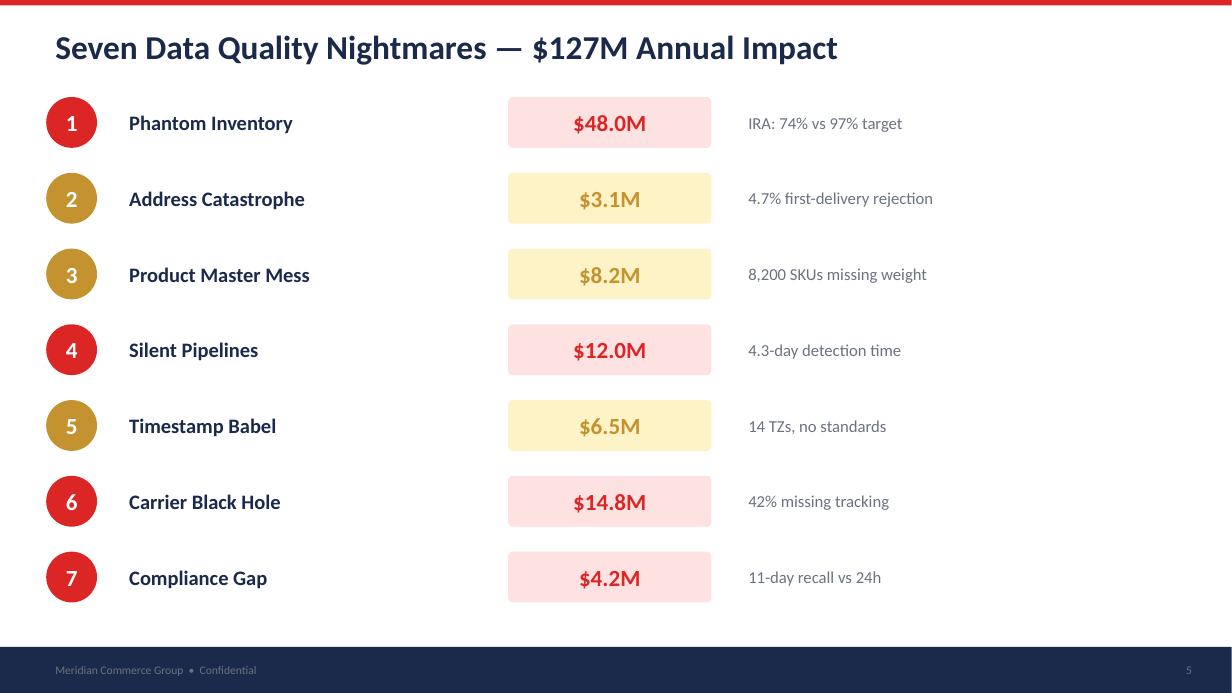
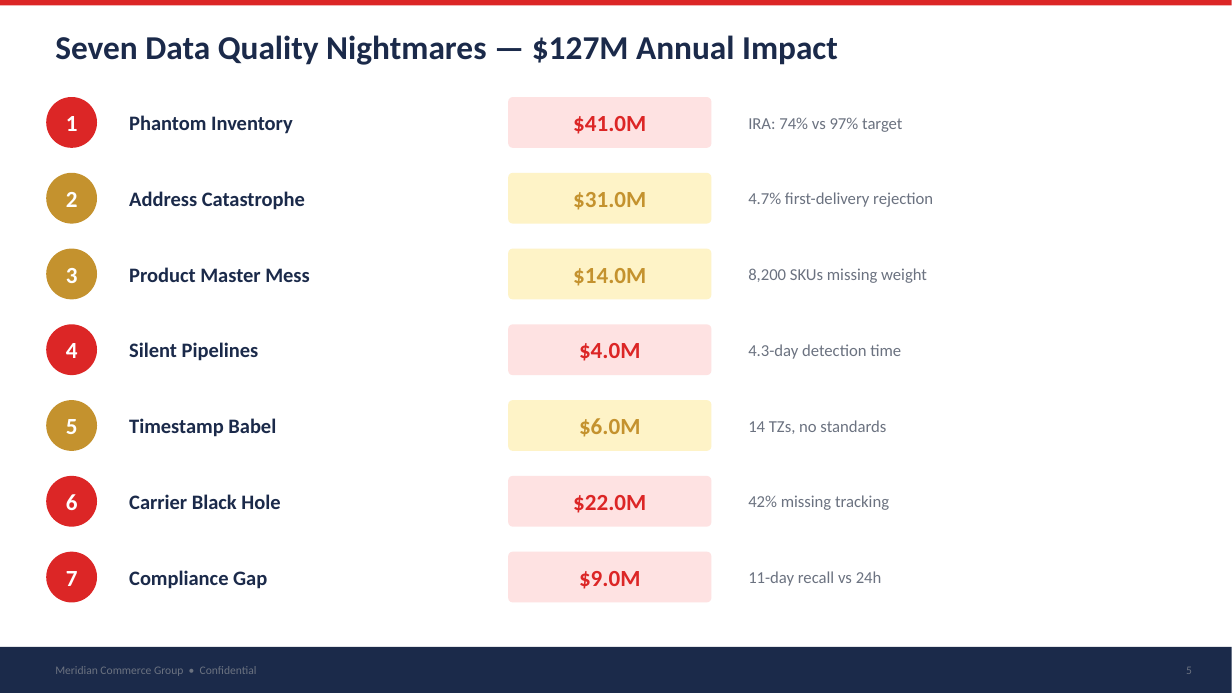
Before and after one commit to robertschoenfeldqlik/meridan_retail_group_qlik_demo_assets, a slide deck: slide 5 of MCG_Company_Profile_Data_Quality.pptx. Drawn at 1232x693 pixels with LibreOffice and Linux fonts; fonts in the diff are those of the drawing. Boxes give left, top, right and bottom in pixels: in the first picture for what was removed or moved away, otherwise in the second. Text is boxed around its words. In the diff, an @@ line names an element or a change of style, - is before the commit and + after.

```diff
--- a/MCG_Company_Profile_Data_Quality.pptx
+++ b/MCG_Company_Profile_Data_Quality.pptx
@@ text at (x1=573, y1=116, x2=646, y2=134): text changed @@
-$48.0M
+$41.0M
@@ text at (x1=573, y1=192, x2=646, y2=210): text changed @@
-$3.1M
+$31.0M
@@ text at (x1=573, y1=268, x2=646, y2=286): text changed @@
-$8.2M
+$14.0M
@@ text at (x1=579, y1=343, x2=640, y2=361): text changed @@
-$12.0M
+$4.0M
@@ text at (x1=579, y1=418, x2=640, y2=437): text changed @@
-$6.5M
+$6.0M
@@ text at (x1=573, y1=495, x2=646, y2=513): text changed @@
-$14.8M
+$22.0M
@@ text at (x1=579, y1=571, x2=640, y2=589): text changed @@
-$4.2M
+$9.0M
```
Also in this commit, not shown: 3 other slides changed, 19 other files.
